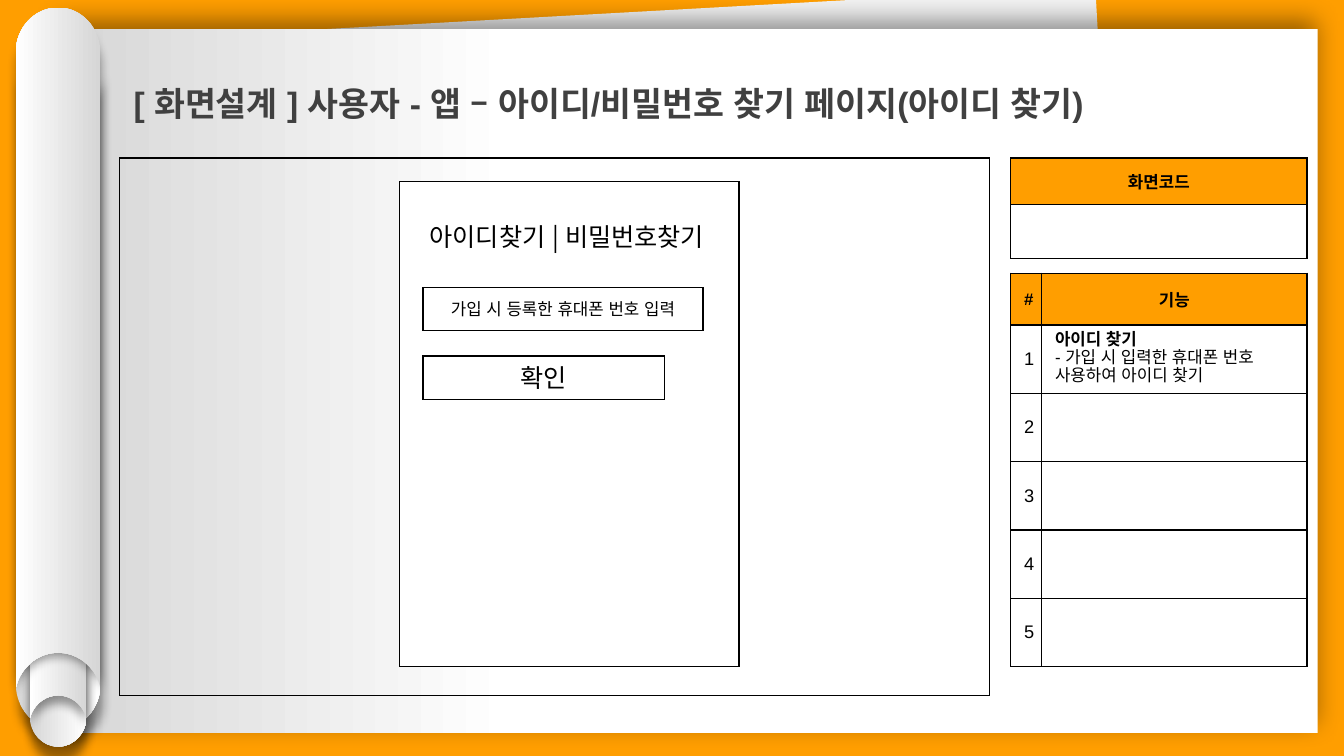
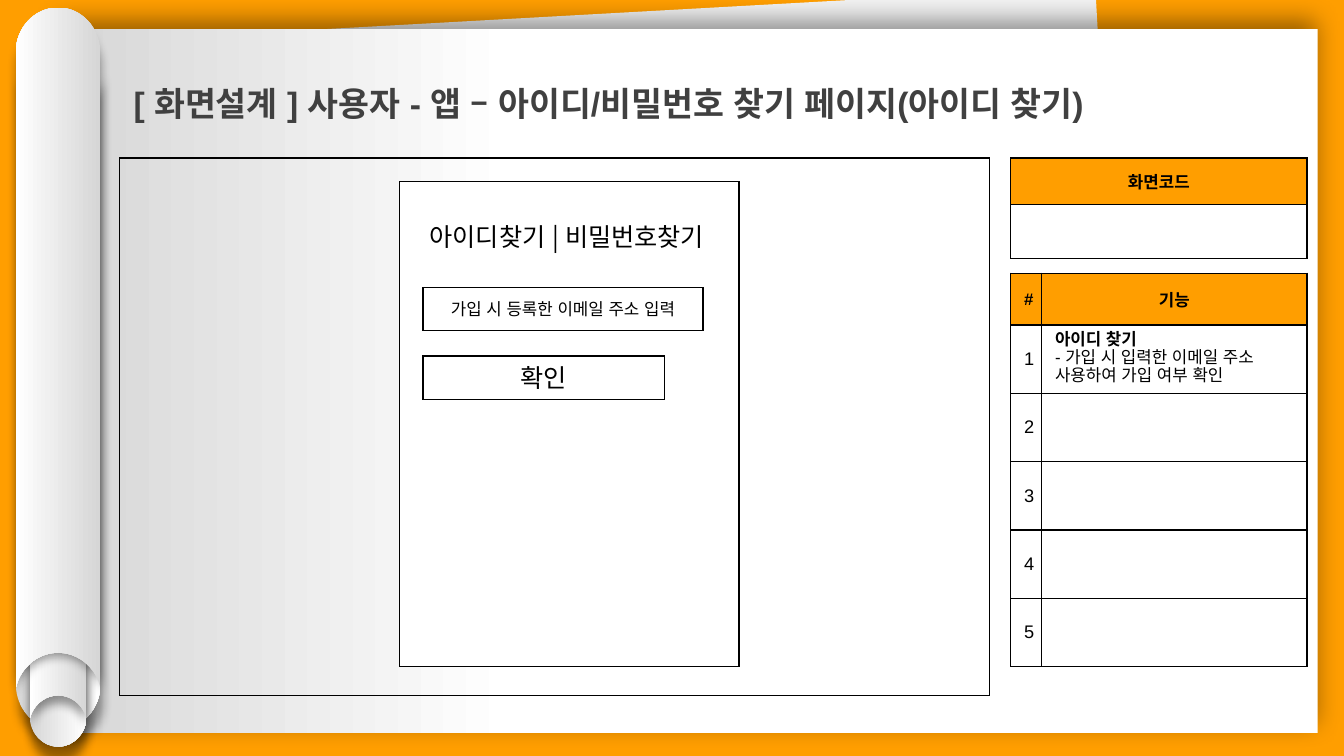
Before and after one commit to hhsw07/ezen-academy-projects, a slide deck: slide 25 of 0 발표용 파워포인트/project06 - 파워포인트 종합 - 형준.pptx (slide 24 before the commit). Drawn at 1344x756 pixels with LibreOffice and Linux fonts; fonts in the diff are those of the drawing. Boxes give left, top, right and bottom in pixels: in the first picture for what was removed or moved away, otherwise in the second. Text is boxed around its words. In the diff, an @@ line names an element or a change of style, - is before the commit and + after.

```diff
--- a/0 발표용 파워포인트/project06 - 파워포인트 종합 - 형준.pptx
+++ b/0 발표용 파워포인트/project06 - 파워포인트 종합 - 형준.pptx
@@ table at [1011,273,1308,666] @@
-row 2, column 2: 아이디 찾기 / - 가입 시 입력한 휴대폰 번호 사용하여 아이디 찾기
+row 2, column 2: 아이디 찾기 / - 가입 시 입력한 이메일 주소 사용하여 가입 여부 확인
@@ text in rectangle at [451,301,675,317]: text changed @@
-가입 시 등록한 휴대폰 번호 입력
+가입 시 등록한 이메일 주소 입력
```
Also in this commit, not shown: 16 other slides changed, 5 slides added, 4 slides removed.
